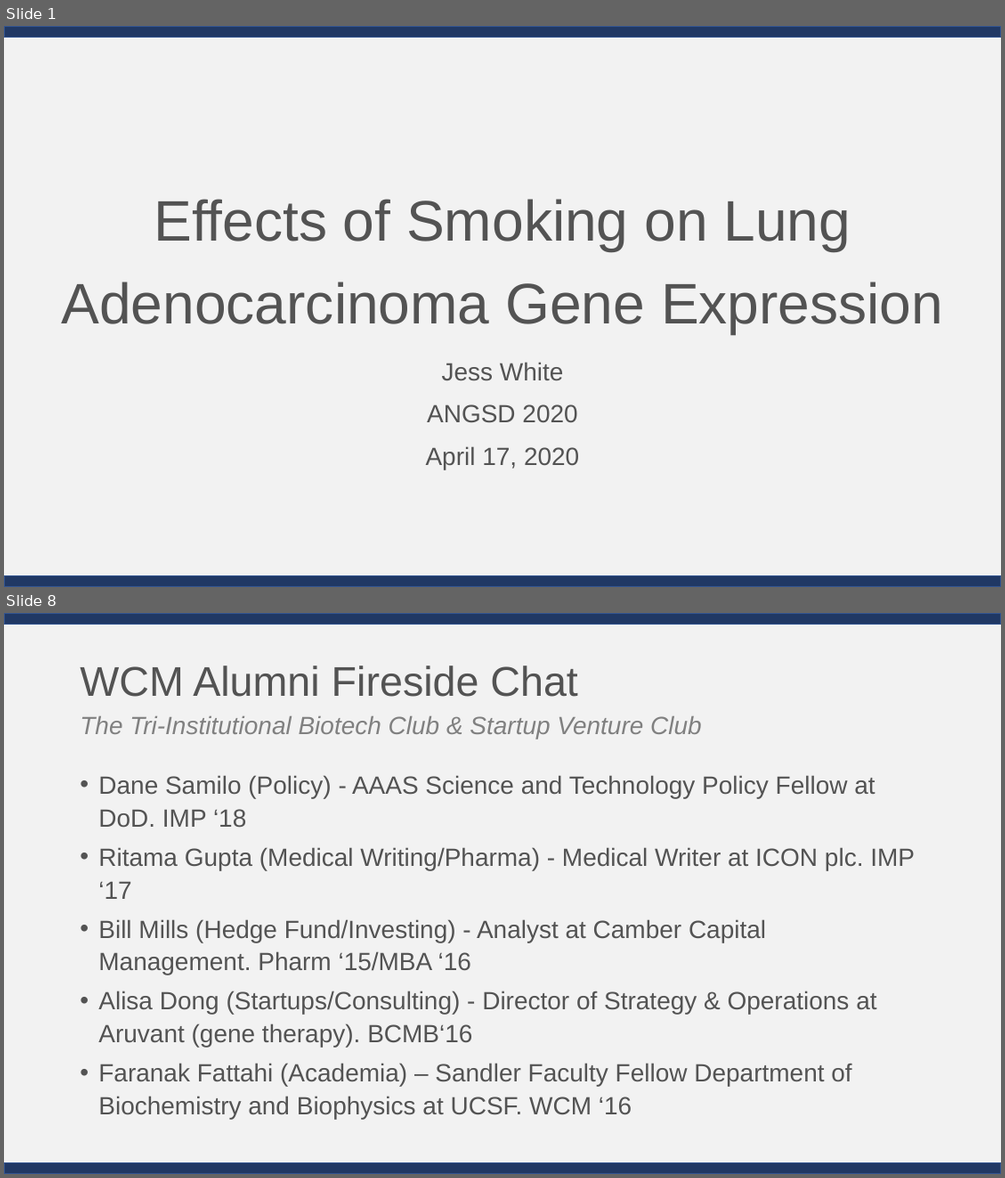
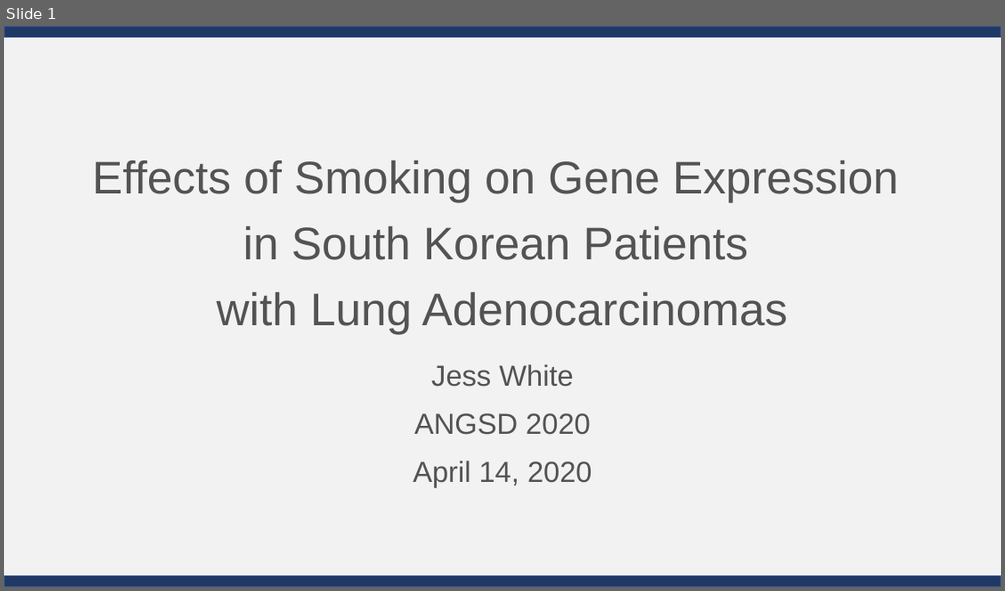
Before and after one commit to jessicaw9910/ANGSD, a slide deck: White_Final Presentation_2020.04.13.pptx. Shown one above the other, each under a label of ours: slides 1 and 8 before the commit, slide 1 after it; the slides between them are not shown. The pictures are 1005x1178 and 1005x591 pixels, drawn with LibreOffice and Linux fonts; fonts in the diff are those of the drawing. Boxes give left, top, right and bottom in pixels: in the first picture for what was removed or moved away, otherwise in the second. Text is boxed around its words. In the diff, an @@ line names an element or a change of style, - is before the commit and + after.

```diff
--- a/White_Final Presentation_2020.04.13.pptx
+++ b/White_Final Presentation_2020.04.13.pptx
@@ slide 8 removed at box(4, 613, 1001, 1174), background #FFFFFF; not listed: 3 template elements that a slide beside it also shows @@
@@ title removed at box(80, 666, 577, 697) @@
-WCM Alumni Fireside Chat
@@ text removed at box(80, 716, 702, 738) @@
-The Tri-Institutional Biotech Club & Startup Venture Club
@@ text removed at box(98, 775, 914, 1119) @@
-• Dane Samilo (Policy) - AAAS Science and Technology Policy Fellow at DoD. IMP ‘18
-• Ritama Gupta (Medical Writing/Pharma) - Medical Writer at ICON plc. IMP ‘17
-• Bill Mills (Hedge Fund/Investing) - Analyst at Camber Capital Management. Pharm ‘15/MBA ‘16
-• Alisa Dong (Startups/Consulting) - Director of Strategy & Operations at Aruvant (gene therapy). BCMB‘16
-• Faranak Fattahi (Academia) – Sandler Faculty Fellow Department of Biochemistry and Biophysics at UCSF. WCM ‘16
@@ slide 1 changed as well @@
@@ title at box(92, 160, 898, 334): text changed; size 55 to 44 pt @@
-Effects of Smoking on Lung Adenocarcinoma Gene Expression
+Effects of Smoking on Gene Expression
+in South Korean Patients
+with Lung Adenocarcinomas
@@ subtitle at box(414, 364, 591, 435): size 24 to 28 pt in "Jess White", "ANGSD 2020" @@
@@ subtitle at box(413, 460, 592, 487): text changed; size 24 to 28 pt @@
-April 17, 2020
+April 14, 2020
```
Also in this commit, not shown: 6 slides added, 6 other slides removed, 12 other files.
